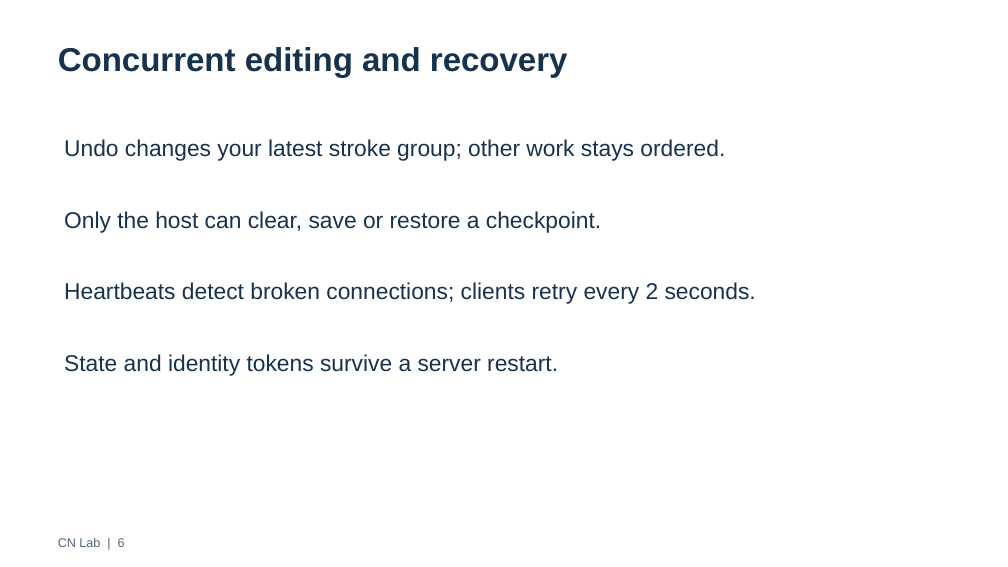
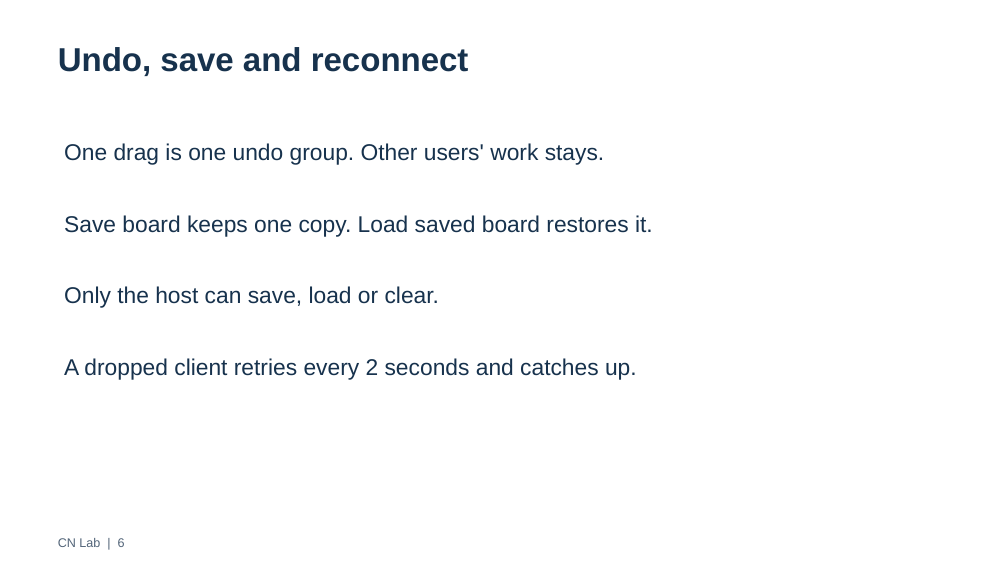
Before and after one commit to suhas-2007/cn-lab-whiteboard, a slide deck: slide 6 of release/Presentation.pptx. Drawn at 1008x567 pixels with LibreOffice and Linux fonts; fonts in the diff are those of the drawing. Boxes give left, top, right and bottom in pixels: in the first picture for what was removed or moved away, otherwise in the second. Text is boxed around its words. In the diff, an @@ line names an element or a change of style, - is before the commit and + after.

```diff
--- a/release/Presentation.pptx
+++ b/release/Presentation.pptx
@@ text at (58,47,469,76): text changed @@
-Concurrent editing and recovery
+Undo, save and reconnect
@@ text at (64,143,605,165): text changed @@
-Undo changes your latest stroke group; other work stays ordered.
+One drag is one undo group. Other users' work stays.
@@ text at (64,215,653,236): text changed @@
-Only the host can clear, save or restore a checkpoint.
+Save board keeps one copy. Load saved board restores it.
@@ text at (64,286,439,308): text changed @@
-Heartbeats detect broken connections; clients retry every 2 seconds.
+Only the host can save, load or clear.
@@ text at (64,358,637,380): text changed @@
-State and identity tokens survive a server restart.
+A dropped client retries every 2 seconds and catches up.
```
Also in this commit, not shown: 1 other slide changed, 6 slides added, 5 slides removed, 12 other files.
